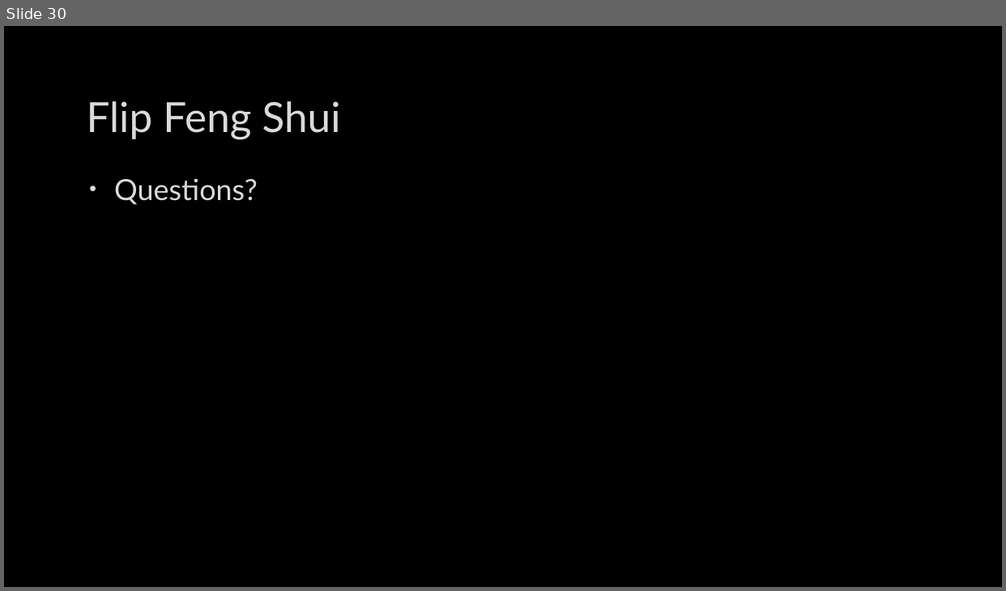
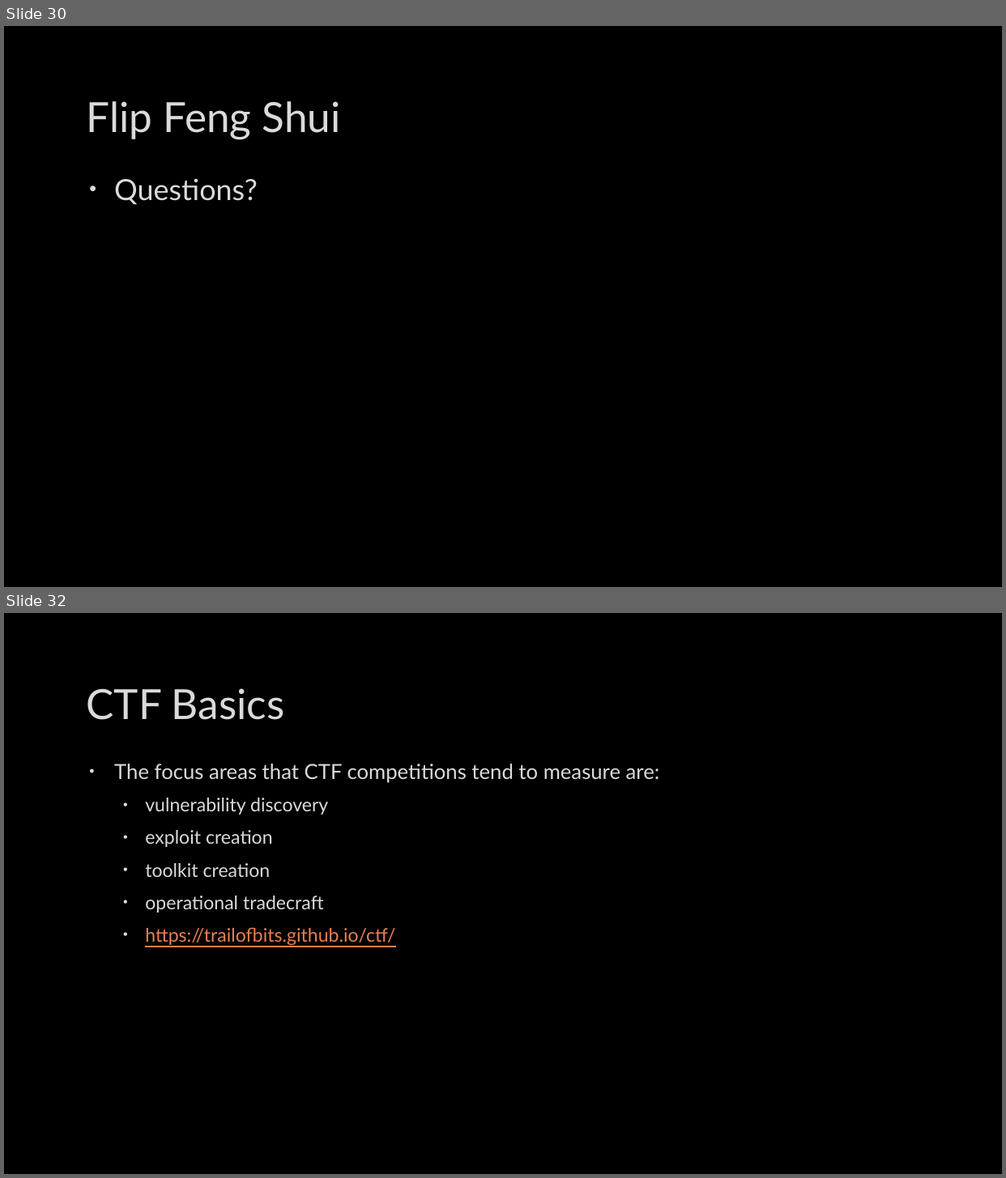
Before and after one commit to mbaccia514/SIG-Security, a slide deck: meetings/2016-10-04/2016-10-04.pptx. Shown one above the other, each under a label of ours: slide 30 before the commit, slides 30 and 32 after it; the slides between them are not shown. The pictures are 1006x591 and 1006x1178 pixels, drawn with LibreOffice and Linux fonts; fonts in the diff are those of the drawing; background and template pictures are left out. Boxes give left, top, right and bottom in pixels: in the first picture for what was removed or moved away, otherwise in the second. Text is boxed around its words. In the diff, an @@ line names an element or a change of style, - is before the commit and + after.

```diff
--- a/meetings/2016-10-04/2016-10-04.pptx
+++ b/meetings/2016-10-04/2016-10-04.pptx
@@ slide 32 added at (x1=4, y1=613, x2=1002, y2=1174), background picture (left out) @@
@@ title added at (x1=87, y1=688, x2=284, y2=720), 40 pt, text #DADADA @@
+CTF Basics
@@ text added at (x1=114, y1=764, x2=660, y2=946), 18 pt, text #DADADA @@
+• The focus areas that CTF competitions tend to measure are:
+  • vulnerability discovery
+  • exploit creation
+  • toolkit creation
+  • operational tradecraft
+  • https://trailofbits.github.io/ctf/
```
Also in this commit, not shown: 1 slide changed, 9 other slides added.
